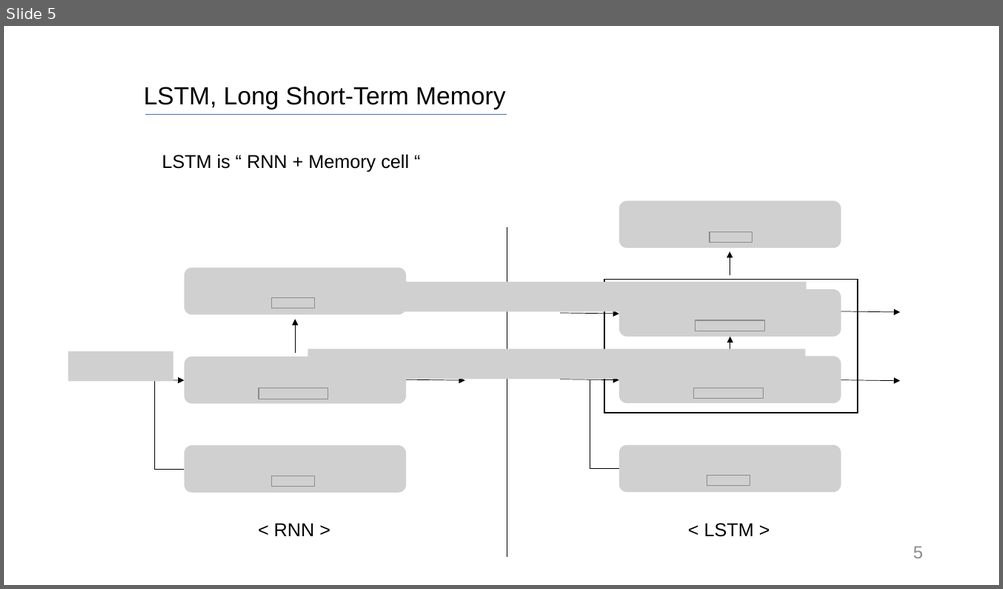
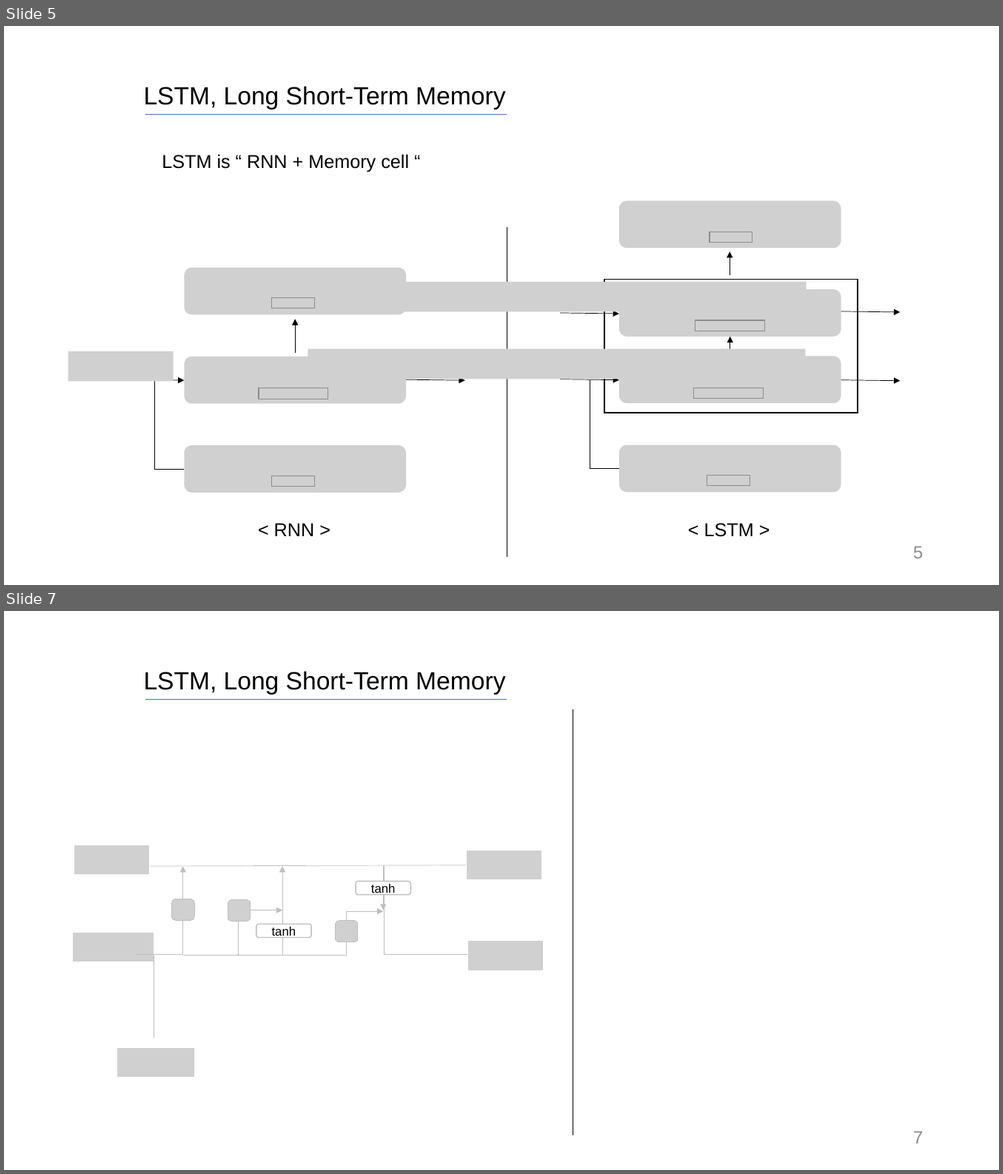
Before and after one commit to SiLviASizZ/HYU_2022, a slide deck: gradproj/meeting/0407_meeting/발표자료/LSTM.pptx. Shown one above the other, each under a label of ours: slide 5 before the commit, slides 5 and 7 after it; the slides between them are not shown. The pictures are 1003x589 and 1003x1174 pixels, drawn with LibreOffice and Linux fonts; fonts in the diff are those of the drawing; grey boxes stand for pictures. Boxes give left, top, right and bottom in pixels: in the first picture for what was removed or moved away, otherwise in the second. Text is boxed around its words. In the diff, an @@ line names an element or a change of style, - is before the commit and + after.

```diff
--- a/gradproj/meeting/0407_meeting/발표자료/LSTM.pptx
+++ b/gradproj/meeting/0407_meeting/발표자료/LSTM.pptx
@@ slide 7 added at (4, 611, 999, 1170), background #FFFFFF @@
@@ text added at (144, 671, 505, 695), 24 pt, text #000000 @@
+LSTM, Long Short-Term Memory
@@ line added from (145, 699) to (507, 699), #4472C4 0.5 pt @@
@@ line added from (573, 709) to (573, 1136), #000000 0.5 pt @@
@@ picture added at (74, 846, 150, 875) @@
@@ picture added at (466, 851, 541, 880) @@
@@ arrow added from (141, 866) to (481, 866), #BFBFBF 0.5 pt @@
@@ arrow added from (183, 955) to (183, 866), #BFBFBF 0.5 pt @@
@@ arrow added from (282, 955) to (282, 866), #BFBFBF 0.5 pt @@
@@ elbow arrow added from (383, 866) to (487, 955), #BFBFBF 0.5 pt @@
@@ arrow added from (383, 866) to (383, 911), #BFBFBF 0.5 pt @@
@@ picture added at (172, 899, 194, 920) @@
@@ rounded rectangle added at (356, 882, 410, 895), fill #FFFFFF, outline #BFBFBF 1 pt, 12 pt, text #000000 @@
+tanh
@@ picture added at (227, 900, 250, 921) @@
@@ elbow arrow added from (238, 955) to (282, 911), #BFBFBF 0.5 pt @@
@@ picture added at (336, 921, 358, 943) @@
@@ elbow arrow added from (347, 955) to (383, 911), #BFBFBF 0.5 pt @@
@@ picture added at (73, 933, 154, 963) @@
@@ rounded rectangle added at (256, 924, 311, 938), fill #FFFFFF, outline #BFBFBF 1 pt, 12 pt, text #000000 @@
+tanh
@@ picture added at (467, 941, 543, 971) @@
@@ line added from (136, 955) to (183, 955), #BFBFBF 0.5 pt @@
@@ line added from (154, 955) to (154, 1038), #BFBFBF 0.5 pt @@
@@ line added from (347, 955) to (183, 955), #BFBFBF 0.5 pt @@
@@ picture added at (116, 1048, 194, 1078) @@
@@ page number added at (913, 1131, 922, 1144), 17 pt, text #8C8C8C @@
+7
```
Also in this commit, not shown: 4 slides changed, 7 other slides added, 1 other file.
